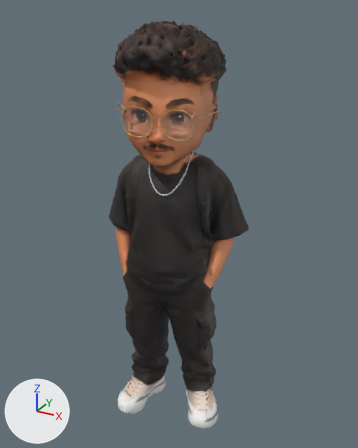
One commit to the glTF model apps/client/public/assets/characters/ammar-low.glb: the scene before it, then after it.
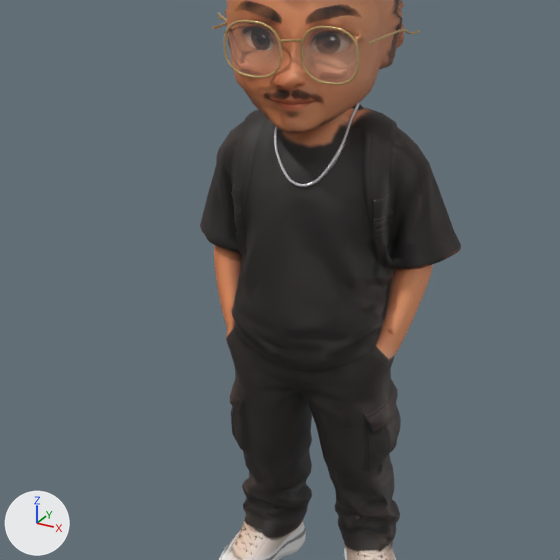
Each version is shown whole from a 50 mm lens placed at (0.557, -1.005, 1.028), pointed at (-0.002, 0.012, 0.52), then close up on the part from 0% to 84% of the width and 21% to 88% of the height. Lighting does not change. The marker at lower left points along +X, +Y and +Z. The last two pictures show the newer version. Where no turn or scale is listed for an object, it has been applied to the vertices. Vertices at exactly the same position are counted once.
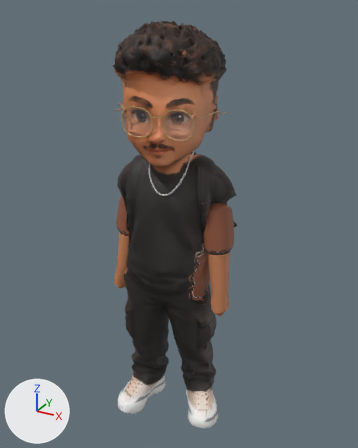
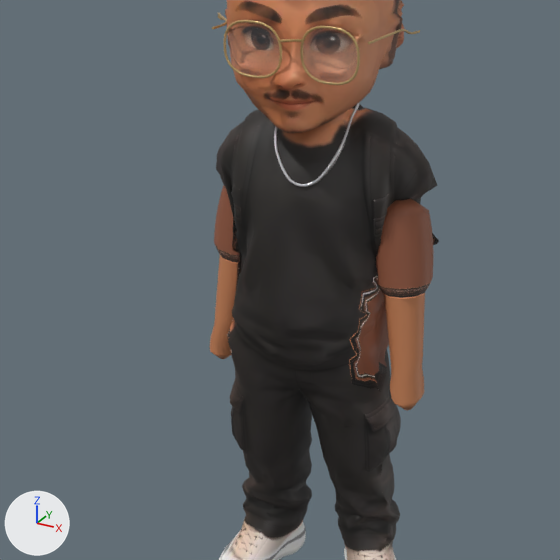
Changed parts and their boxes [x1, y1, x2, y2] in the close-ups (560 x 560 px; the box of a moved part takes in the faces that stretch with it):
'Mesh_0', reshaped: before [200, 0, 461, 560]; after [210, 0, 439, 560]
part 1 of me_mesh_0, added (brown): after [376, 198, 434, 410]
part 2 of me_mesh_0, added (brown): after [210, 186, 238, 359]
part 3 of me_mesh_0, moved or reshaped: before [200, 158, 242, 355]; after [216, 163, 242, 355]
part 4 of me_mesh_0, moved or reshaped: before [349, 177, 461, 392]; after [349, 178, 439, 392]
part 5 of me_mesh_0, surface changed: before [200, 223, 434, 390]; after [227, 227, 438, 390]

Patch to the scene script:
```diff
--- a/apps/client/public/assets/characters/ammar-low.glb.py
+++ b/apps/client/public/assets/characters/ammar-low.glb.py
@@ me_mesh_0 @@
 # used by ob_mesh_0; location = (0.0, 0.0, 0.0)
-me_mesh_0.from_pydata(...)  # 6360 vertices, 12768 faces; spans x -0.175..0.175, y -0.172..0.179, z 0.0..1.0
+me_mesh_0.from_pydata(...)  # 6700 vertices, 13408 faces; spans x -0.163..0.163, y -0.172..0.179, z 0.0..1.0
+# me_mesh_0 part 1: a new loose piece of 170 vertices spanning x 0.077..0.163, y -0.073..0.027, z 0.324..0.608, in mat_ammar_lo_mat
+# me_mesh_0 part 2: a new loose piece of 170 vertices spanning x -0.163..-0.077, y -0.083..0.017, z 0.324..0.608, in mat_ammar_lo_mat
+# me_mesh_0 part 3: 310 vertices moved from x -0.175..-0.091, y -0.115..0.072, z 0.372..0.611 to x -0.14..-0.09, y -0.115..0.072, z 0.372..0.611
+# me_mesh_0 part 4: 277 vertices moved from x 0.093..0.175, y -0.087..0.073, z 0.369..0.608 to x 0.091..0.133, y -0.087..0.073, z 0.369..0.608
+# me_mesh_0 part 5: 785 kept faces spanning x -0.128..0.133, y -0.12..0.079, z 0.344..0.553 get new texture (UV) coordinates
 me_mesh_0.materials.append(mat_ammar_lo_mat)
```
